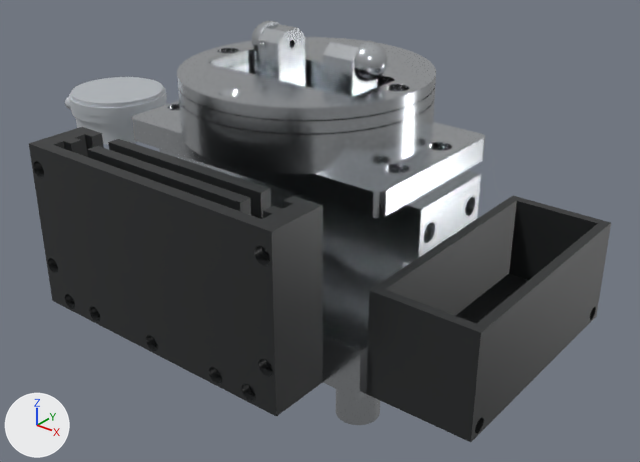
Two versions of the glTF model CJ_OUTERRACE/PCD_/PCD_.glb, one commit apart.
Rendered twice from a 50 mm lens placed at (0.274, -0.308, 0.249), pointed at (0.012, 0.02, 0.046). Arrows for +X, +Y and +Z are at lower left; the lights stay in place. The first picture is the older version.

In view in the first picture: 'TRACK PCD 측정기', 'TRACK PCD 측정기.001', 'TRACK PCD 측정기.002', 'TRACK PCD 측정기.003', 'TRACK PCD 측정기.008', 'TRACK PCD 측정기.009', 'TRACK PCD 측정기.011', 'TRACK PCD 측정기.014', 'TRACK PCD 측정기.019', 'TRACK PCD 측정기.020', 'TRACK PCD 측정기.024', 'TRACK PCD 측정기.025' and 4 more.
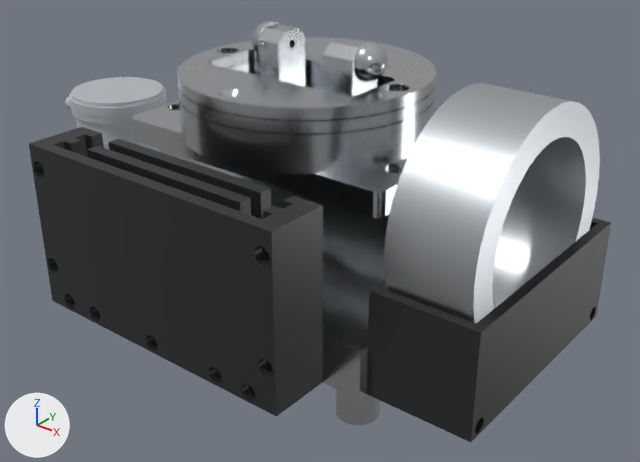
Where the change shows, as pixel boxes [x1, y1, x2, y2] in the pictures (640 x 462 px):
'Master', added: after [384, 83, 600, 323]
'TRACK PCD 측정기.009', unchanged, covered by the edit: before [403, 170, 481, 264]

Diff of the bpy script that builds the scene:
```diff
--- a/CJ_OUTERRACE/PCD_/PCD_.glb.py
+++ b/CJ_OUTERRACE/PCD_/PCD_.glb.py
@@ mat_color_727980_003 @@
+mat_color_727980_003 = principled_material('color_727980.003')
+mat_color_727980_003.base_color = (0.631, 0.658, 0.687)  # light grey #d0d4d8
+mat_color_727980_003.metallic = 1.0
+mat_color_727980_003.roughness = 0.4
@@ me_master @@
+me_master.from_pydata(...)  # 156 vertices, 312 faces; spans x 0.1015..0.1415, y -0.0529..0.0571, z 0.035..0.1447
+me_master.materials.append(mat_color_727980_003)  # light grey #d0d4d8
@@ ob_master @@
+ob_master = bpy.data.objects.new('Master', me_master)
+ob_master.location = (0.0, 0.0, 0.0)
```
